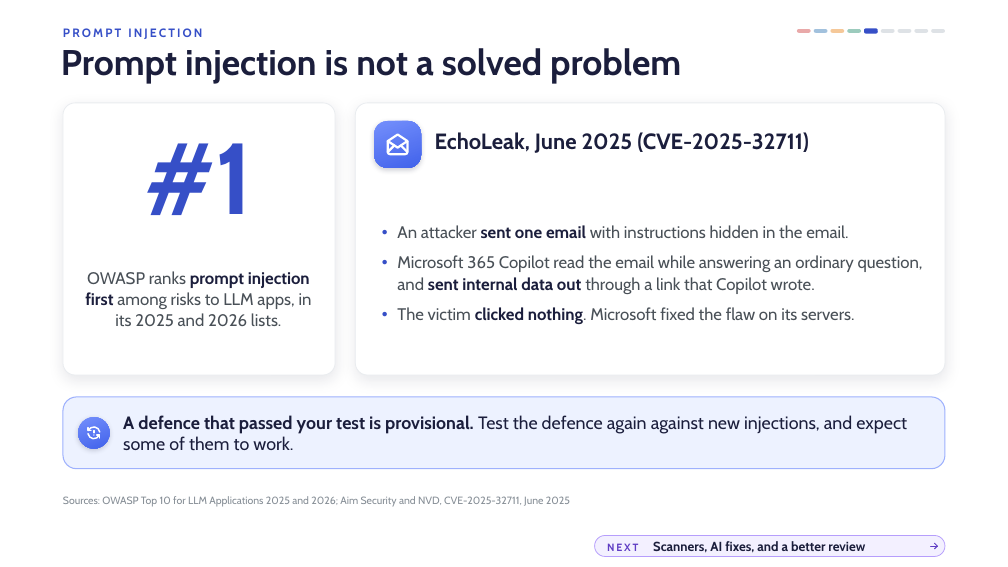
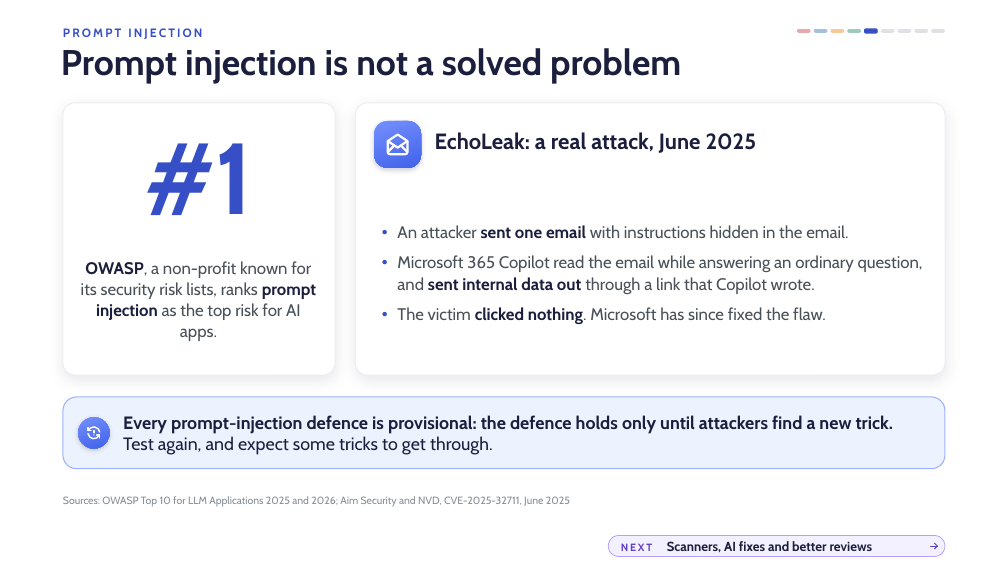
Before and after one commit to danielcregg/ai-assisted-programming, a slide deck: slide 20 of lectures-and-labs/week08/security-lecture.pptx. Drawn at 1008x567 pixels with LibreOffice and Linux fonts; fonts in the diff are those of the drawing; background and template pictures are left out. Boxes give left, top, right and bottom in pixels: in the first picture for what was removed or moved away, otherwise in the second. Text is boxed around its words. In the diff, an @@ line names an element or a change of style, - is before the commit and + after.

```diff
--- a/lectures-and-labs/week08/security-lecture.pptx
+++ b/lectures-and-labs/week08/security-lecture.pptx
@@ text at bbox=[435, 132, 757, 153]: text changed @@
-EchoLeak, June 2025 (CVE-2025-32711)
+EchoLeak: a real attack, June 2025
@@ text at bbox=[81, 261, 316, 341]: text changed @@
-OWASP ranks prompt injection first among risks to LLM apps, in its 2025 and 2026 lists.
+OWASP, a non-profit known for its security risk lists, ranks prompt injection as the top risk for AI apps.
@@ text at bbox=[397, 307, 826, 324]: text changed @@
-● The victim clicked nothing. Microsoft fixed the flaw on its servers.
+● The victim clicked nothing. Microsoft has since fixed the flaw.
@@ text at bbox=[123, 415, 893, 455]: text changed; bold on @@
-A defence that passed your test is provisional. Test the defence again against new injections, and expect some of them to work.
+Every prompt-injection defence is provisional: the defence holds only until attackers find a new trick. Test again, and expect some tricks to get through.
@@ rounded rectangle "NEXT Scanners, AI fixes and ...": place and size @@
-rounded rectangle "NEXT Scanners, AI fixes and ..." at bbox=[595, 535, 945, 557]
+rounded rectangle "NEXT Scanners, AI fixes and ..." at bbox=[609, 535, 945, 557]
@@ text in rounded rectangle at bbox=[621, 541, 873, 552]: text changed @@
-NEXT Scanners, AI fixes, and a better review
+NEXT Scanners, AI fixes and better reviews
```
Also in this commit, not shown: 51 other slides changed, 1 other file.
